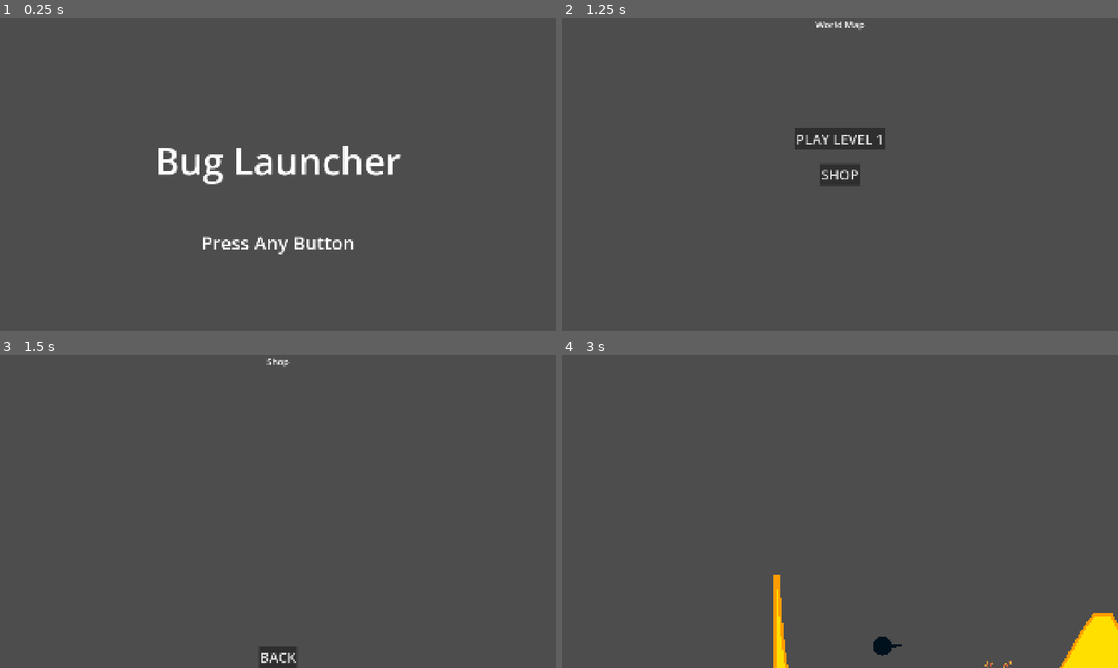
Above: before the commit, frames 1-4 (two rows, left to right).
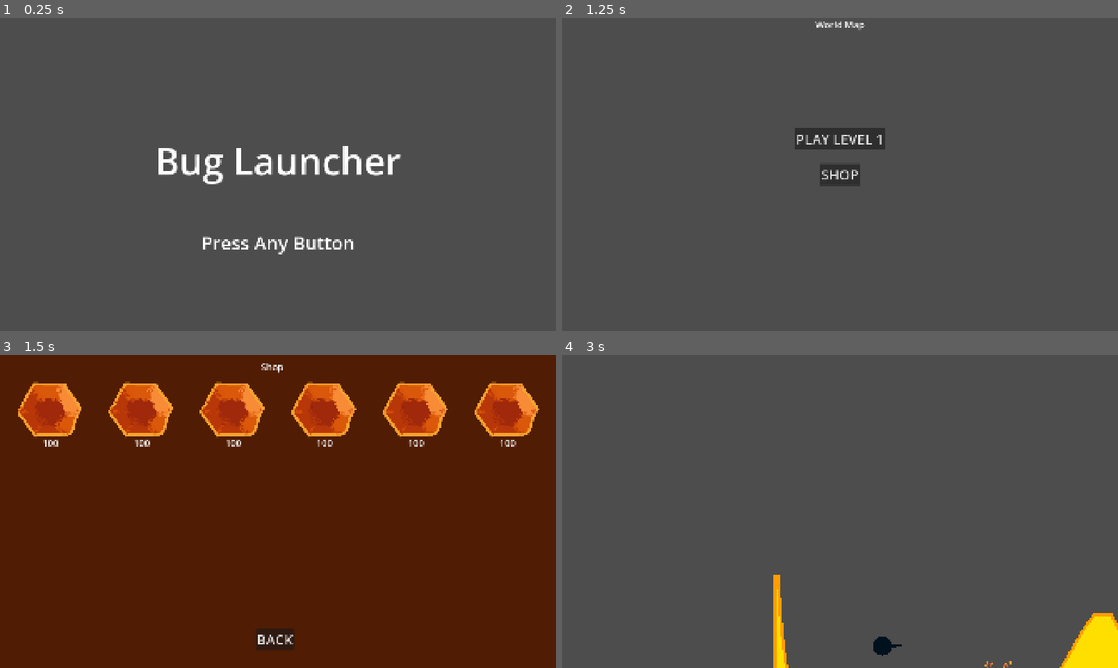
Above: after the commit, the same moments.

Repository: cheesepak/bug-launcher-byogj
Game: Godot game, scene res://main_menu.tscn
The game is run twice, just before and just after one commit, with the same random seed, the same clock (stepped at 60 frames per second) and the same inputs. The engine's default icon, where the game draws it, is replaced by a stand-in: a white triangle on a blue panel in a dark square.
Inputs (mouse positions are in pixels of both pictures, inside the frame that each line leads up to):
- Up to frame 1 (0.25 s): no input
- Up to frame 2 (1.25 s): tap Enter at 0.5 s; move the mouse to (962, 158) at 0.52 s; press the mouse at (962, 158) at 0.53 s
- Up to frame 3 (1.5 s): release the mouse at (400, 495) at 1.25 s; click "SHOP" at 1.25 s
- Up to frame 4 (3 s): click "BACK" at 2 s; click "PLAY LEVEL 1" at 2.75 s

Frames 1-2 are identical in both runs. In frame 3, 100% of the frame differs, in the area x 0-100%, y 0-100%; in frame 4, nothing differs.

Commit message:
Update shop to programmatically create interactable placeholder shop items

Diff:
--- a/scripts/shop.gd
+++ b/scripts/shop.gd
@@ -1,15 +1,19 @@
 extends Node
+class_name Shop
 
 
-# Called when the node enters the scene tree for the first time.
-func _ready() -> void:
-	pass # Replace with function body.
+@export var shop_item: PackedScene
+@export var card_container: HBoxContainer
 
 
-# Called every frame. 'delta' is the elapsed time since the previous frame.
-func _process(delta: float) -> void:
-	pass
+func _ready() -> void:
+	# Create 6 shop items
+	for i in range(6):
+		var wrapper = Control.new()
+		var sell_card_instance = shop_item.instantiate()
+		card_container.add_child(sell_card_instance)
 
 
+# Change to previous scene
 func _on_back_button_pressed() -> void:
-	get_tree().change_scene_to_file(Global.prev_scene_path)
+	get_tree().change_scene_to_file(Global.prev_scene_path) # or get_tree().change_scene_to_file("res://world_map.tscn")
--- /dev/null
+++ b/scripts/shop_item.gd
@@ -0,0 +1,44 @@
+
+extends Control
+class_name ShopItem
+
+
+@export var item_frame: TextureRect
+var hovering: bool
+
+
+# Called when the node enters the scene tree for the first time.
+func _ready() -> void:
+	mouse_entered.connect(_on_mouse_entered)
+	mouse_exited.connect(_on_mouse_exited)
+	item_frame.pivot_offset_ratio = Vector2(0.5, 0.5)
+
+
+func _process(_delta):
+	pass
+
+
+func _on_mouse_entered():
+	hovering = true
+	item_frame.scale = Vector2(1.2, 1.2)
+
+
+func _on_mouse_exited():
+	hovering = false
+	item_frame.scale = Vector2(1, 1)
+
+
+func is_mouse_over_card() -> bool:
+	var mouse_pos: Vector2 = get_global_mouse_position()
+	var sprite_rect = Rect2(item_frame.global_position, item_frame.texture.get_size())
+	return sprite_rect.has_point(mouse_pos)
+
+
+func _input(event) -> void:
+	# Detects if mouse is hovering and clicks
+	if event is InputEventMouseButton and event.button_index == MOUSE_BUTTON_LEFT:
+		if event.pressed and hovering:
+			# Do stuff here
+
+			#Delete item
+			self.queue_free()
--- a/shop.tscn
+++ b/shop.tscn
@@ -1,32 +1,53 @@
 [gd_scene format=3 uid="uid://bri6mhptbj7je"]
 
 [ext_resource type="Script" uid="uid://cbleo5y71lbb3" path="res://scripts/shop.gd" id="1_viryw"]
+[ext_resource type="PackedScene" uid="uid://do10xi4fuhwb3" path="res://shop_item.tscn" id="2_blqjs"]
+[ext_resource type="Texture2D" uid="uid://btqdbmph7dnw0" path="res://gfx/shopbgplaceholder.png" id="2_e7rdd"]
 
-[node name="Shop" type="Node" unique_id=1039736518]
+[node name="Shop" type="Control" unique_id=1626058450 node_paths=PackedStringArray("card_container")]
+layout_mode = 3
+anchors_preset = 0
 script = ExtResource("1_viryw")
+shop_item = ExtResource("2_blqjs")
+card_container = NodePath("HBoxContainer")
+
+[node name="ShopBG" type="TextureRect" parent="." unique_id=29617690]
+layout_mode = 0
+offset_right = 1920.0
+offset_bottom = 1080.0
+texture = ExtResource("2_e7rdd")
 
 [node name="ShopPlaceholderLabel" type="Label" parent="." unique_id=1326490075]
-anchors_preset = 5
-anchor_left = 0.5
-anchor_right = 0.5
-offset_left = -84.0
-offset_right = 84.0
-offset_bottom = 45.0
+layout_mode = 1
+anchors_preset = -1
+offset_left = 765.0
+offset_top = 18.0
+offset_right = 1117.0
+offset_bottom = 160.0
 grow_horizontal = 2
 text = "Shop"
 horizontal_alignment = 1
 
 [node name="BackButton" type="Button" parent="." unique_id=1982658854]
-anchors_preset = 7
-anchor_left = 0.5
+layout_mode = 1
+anchors_preset = -1
 anchor_top = 1.0
 anchor_right = 0.5
 anchor_bottom = 1.0
-offset_left = -66.0
-offset_top = -75.0
-offset_right = 66.0
+offset_left = 883.0
+offset_top = 944.0
+offset_right = 1015.0
+offset_bottom = 1019.0
 grow_horizontal = 2
 grow_vertical = 0
 text = "BACK"
 
+[node name="HBoxContainer" type="HBoxContainer" parent="." unique_id=694724223]
+layout_mode = 0
+offset_left = 16.0
+offset_top = 64.0
+offset_right = 1906.0
+offset_bottom = 314.0
+alignment = 1
+
 [connection signal="pressed" from="BackButton" to="." method="_on_back_button_pressed"]
--- /dev/null
+++ b/shop_item.tscn
@@ -0,0 +1,38 @@
+[gd_scene format=3 uid="uid://do10xi4fuhwb3"]
+
+[ext_resource type="Texture2D" uid="uid://c2ybned4ai7u6" path="res://gfx/shophexplaceholder.png" id="1_glqc6"]
+[ext_resource type="Script" uid="uid://ds6ug5ohxci1c" path="res://scripts/shop_item.gd" id="1_wxfep"]
+
+[node name="ShopItem" type="Control" unique_id=1382034584 node_paths=PackedStringArray("item_frame")]
+custom_minimum_size = Vector2(229, 196)
+layout_mode = 3
+anchors_preset = 8
+anchor_left = 0.5
+anchor_top = 0.5
+anchor_right = 0.5
+anchor_bottom = 0.5
+offset_left = -114.5
+offset_top = -98.0
+offset_right = 114.5
+offset_bottom = 98.0
+grow_horizontal = 2
+grow_vertical = 2
+size_flags_horizontal = 6
+size_flags_vertical = 4
+script = ExtResource("1_wxfep")
+item_frame = NodePath("ShopItemBG")
+
+[node name="ShopItemBG" type="TextureRect" parent="." unique_id=1851484817]
+layout_mode = 0
+offset_right = 40.0
+offset_bottom = 40.0
+texture = ExtResource("1_glqc6")
+
+[node name="Price" type="Label" parent="ShopItemBG" unique_id=2138826529]
+layout_mode = 0
+offset_left = 90.0
+offset_top = 190.0
+offset_right = 145.0
+offset_bottom = 235.0
+text = "100"
+horizontal_alignment = 1
Not shown, added: scripts/shop_item.gd.uid
